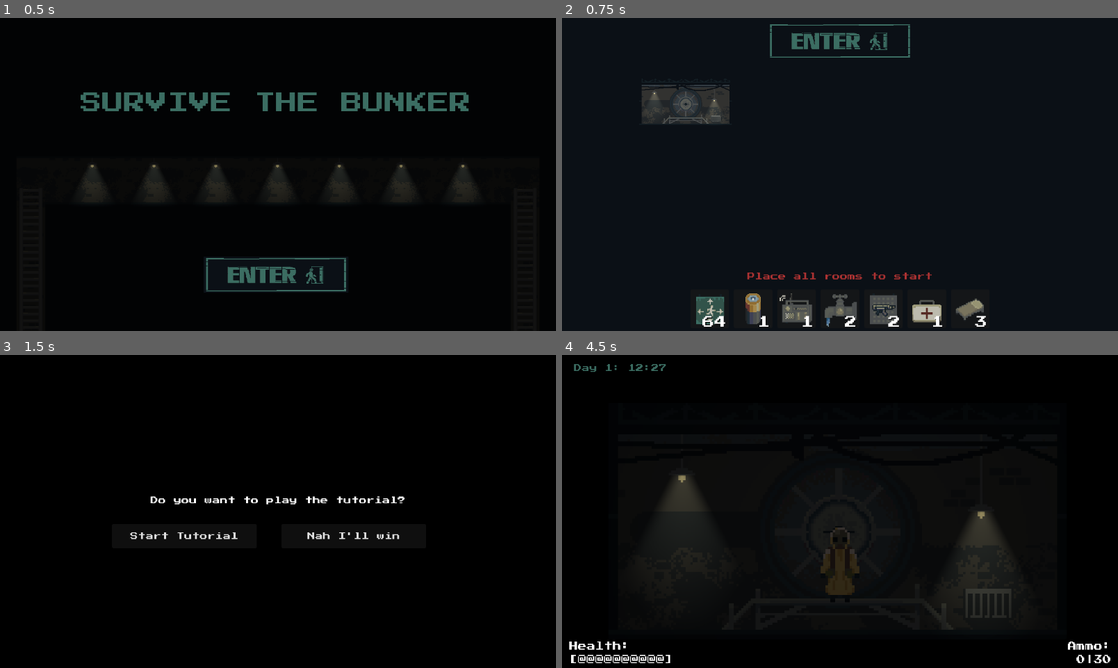
Above: before the commit, frames 1-4 (two rows, left to right).
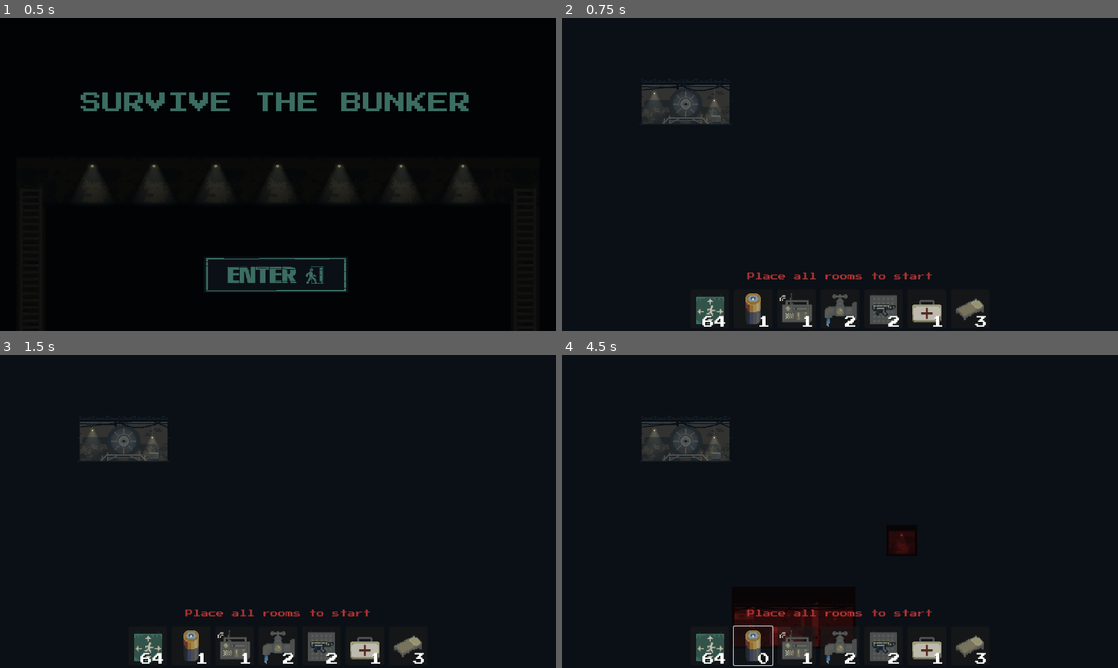
Above: after the commit, the same moments.

Repository: BearWithMePlease/spooky
Game: Godot game, scene res://scenes/start_menu.tscn
Same seed, same stepped clock (60 frames per second), same inputs: the game is played once before the commit and once after it. Sound files missing from this copy of the repository are replaced by a short silence.
Inputs (mouse positions are in pixels of both pictures, inside the frame that each line leads up to):
- Up to frame 1 (0.5 s): no input
- Up to frame 2 (0.75 s): click (840, 274) at 0.5 s
- Up to frame 3 (1.5 s): click (278, 376) at 1.27 s
- Up to frame 4 (4.5 s): click (712, 646) at 2 s, where only the run after the commit has a clickable "64"; click (712, 646) at 2.75 s, where only the run after the commit has a clickable "63"; click (917, 536) at 3.5 s, where only the run before the commit has a clickable "Nah I'll win"; click (751, 646) at 4.25 s, where only the run after the commit has a clickable "1"

Frame 1 is identical in both runs. In frame 2, 0.8% of the frame differs, in the area x 37-63%, y 2-13%; in frame 3, 5.7%; in frame 4, 10%, in the area x 1-99%, y 2-100%.

Commit message:
scheiße

Diff:
--- a/scenes/gun.tscn
+++ b/scenes/gun.tscn
@@ -341,10 +341,10 @@
 tracks/9/interp = 1
 tracks/9/loop_wrap = true
 tracks/9/keys = {
-"times": PackedFloat32Array(0, 0.0333333, 0.0666667, 0.1, 0.133333),
+"times": PackedFloat32Array(0, 0.0333, 0.0666667, 0.1, 0.133333),
 "transitions": PackedFloat32Array(1, 1, 1, 1, 1),
 "update": 0,
-"values": [0.0, 0.25, 1.5, 0.27, 0.0]
+"values": [0.0, 0.25, 5.76, 0.27, 0.0]
 }
 
 [sub_resource type="Animation" id="Animation_hr6wd"]
@@ -468,7 +468,7 @@
 "times": PackedFloat32Array(0, 0.0333333, 0.0667, 0.1),
 "transitions": PackedFloat32Array(1, 1, 1, 1),
 "update": 0,
-"values": [0.0, 0.25, 1.5, 0.25]
+"values": [0.25, 0.25, 5.76, 0.25]
 }
 
 [sub_resource type="Animation" id="Animation_xhtob"]
@@ -644,10 +644,12 @@
 collide_with_areas = true
 
 [node name="PointLight2D" type="PointLight2D" parent="."]
+visibility_layer = 1048575
 position = Vector2(66.667, -1.333)
 scale = Vector2(1.3, 1.13)
 color = Color(1, 0.596078, 0.309804, 1)
 energy = 0.0
+range_layer_max = 512
 shadow_enabled = true
 shadow_item_cull_mask = 3073
 texture = ExtResource("9_kfree")
--- a/scenes/main_scene.tscn
+++ b/scenes/main_scene.tscn
@@ -930,7 +930,7 @@
 position = Vector2(0, 4.666)
 texture = ExtResource("6_qws5h")
 hframes = 23
-frame = 9
+frame = 10
 
 [node name="AudioStreamPlayer" type="AudioStreamPlayer" parent="Player/body3"]
 stream = ExtResource("36_5chg8")
--- a/scripts/modules.gd
+++ b/scripts/modules.gd
@@ -500,10 +500,10 @@
 
 	# Can not click button if: not connected or not all rooms placed (except Corridor) or moving module
 	var can_finish = not self.all_connected or not placed_all_rooms or self.moving
-	#if can_finish == self.confirm_build_button.disabled:
-		#return
-
-	self.confirm_build_button.disabled = false #can_finish # TODO: replace to can_finish
+	if can_finish == self.confirm_build_button.disabled:
+		return
+
+	self.confirm_build_button.disabled = can_finish # TODO: replace to can_finish
 
 	var new_position: Vector2
 	if self.confirm_build_button.disabled:
--- a/scripts/monster/monsterBody.gd
+++ b/scripts/monster/monsterBody.gd
@@ -21,7 +21,7 @@
 const WALL_COLLISION_MASK = 0b01
 var _moveDirection: Vector2 = Vector2.ZERO
 var _grabPlayer := false;
-var _health: int = 100;
+var _health: int = 300;
 
 func resetLegs() -> void:
 	for leg in _legs:
--- a/scripts/player/gun.gd
+++ b/scripts/player/gun.gd
@@ -43,18 +43,12 @@
 
 				$AnimationPlayer.play("reload_new")
 
-				if ammunition_pool_total >= 30 :
-					if ammunition == 0:
-						ammunition_pool_total -= 30
-						ammunition = 30
-					else:
-						ammunition_pool_total += ammunition
-						ammunition_pool_total -= 30
-						ammunition = 30
+				var diff = min(30 - ammunition, ammunition_pool_total)
 
-				else:
-					ammunition = ammunition_pool_total
-					ammunition_pool_total = 0
+				ammunition += diff
+				ammunition_pool_total -= diff
+
+
 
 				await get_tree().create_timer(2.5).timeout
 				isReloading = false
